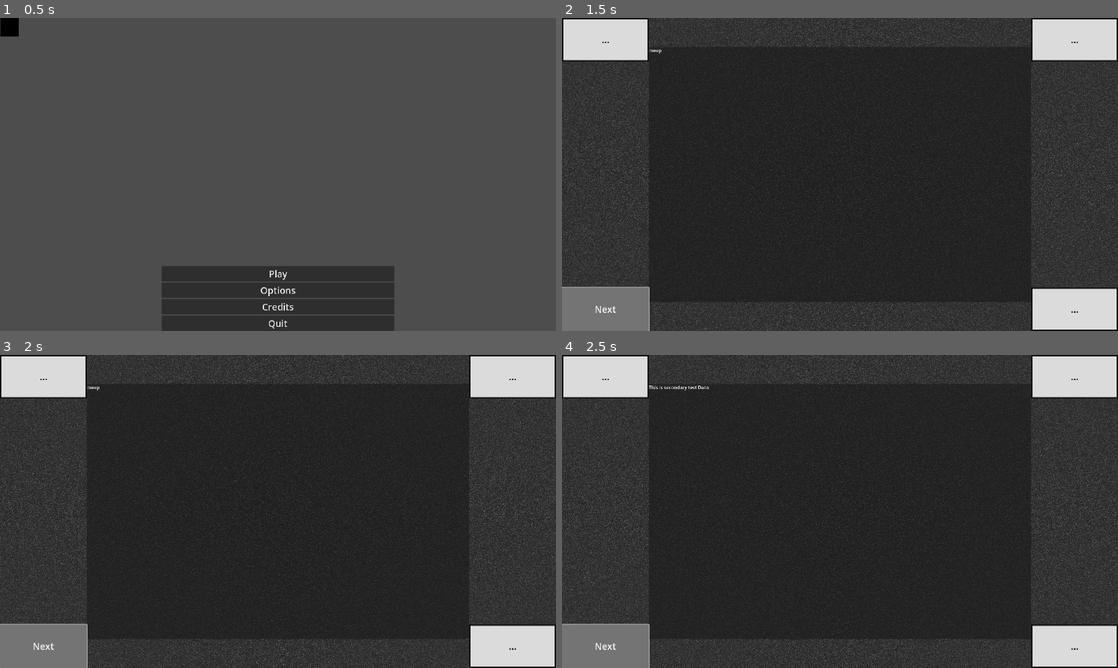
Above: before the commit, frames 1-4 (two rows, left to right).
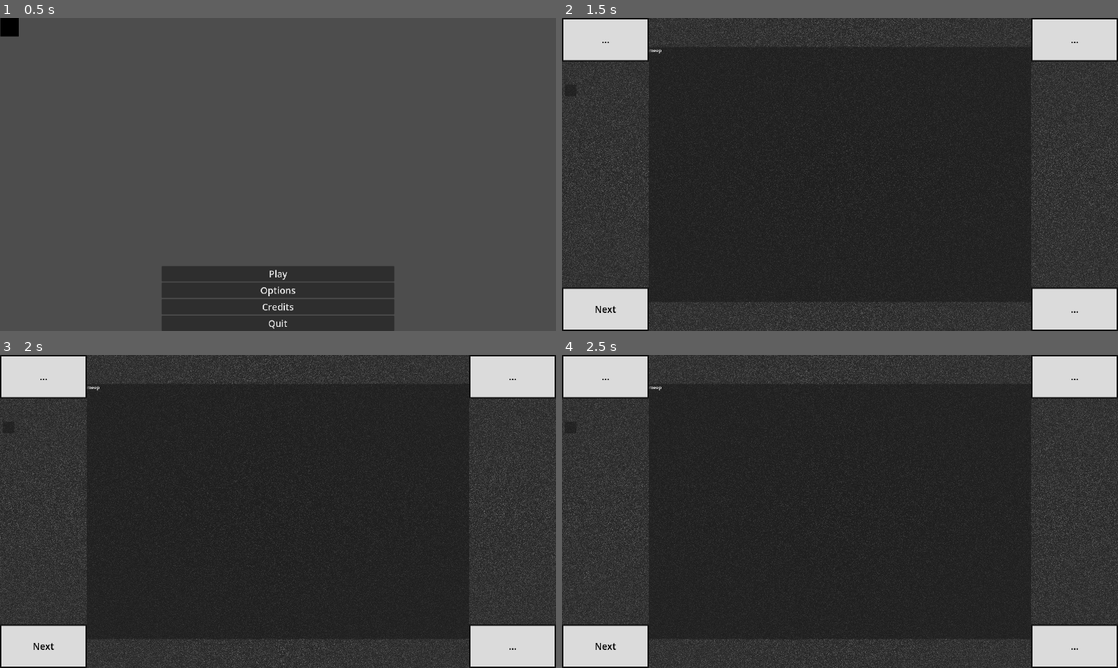
Above: after the commit, the same moments.

Repository: NepKitsuna/Project_Sp00k
Game: Godot game, scene res://Screens/Title_Scene.tscn
The game is run twice, just before and just after one commit, with the same random seed, the same clock (stepped at 60 frames per second) and the same inputs. Video files are missing from this copy of the repository; at most half a second of black plays in their place.
Inputs:
- Up to frame 1 (0.5 s): no input
- Up to frame 2 (1.5 s): click "Play" at 0.5 s; click "Next" at 1.25 s
- Up to frame 3 (2 s): no input
- Up to frame 4 (2.5 s): click "Next" at 2 s

Frame 1 is identical in both runs. In frame 2, 2.2% of the frame differs, in the area x 0-16%, y 21-100%; in frame 3, 2.2%; in frame 4, 2.3%, in the area x 0-27%, y 9-100%.
Error after the commit: Parse Error: Could not resolve external class member "item_data". (res://ItemSystem/slot.gd:7)

Commit message:
Prototype Inventory created

Diff:
--- /dev/null
+++ b/ItemSystem/Items/Test.tres
@@ -0,0 +1,11 @@
+[gd_resource type="Resource" script_class="ItemData" load_steps=3 format=3 uid="uid://ckqs0c30qllmv"]
+
+[ext_resource type="Script" path="res://ItemSystem/item_data.gd" id="1_aunbj"]
+[ext_resource type="Texture2D" uid="uid://ubdvi7ush754" path="res://Art/Spr_4h_172N.png" id="2_4y02w"]
+
+[resource]
+script = ExtResource("1_aunbj")
+name = "Pichu"
+description = "The tiny mouse pokemon"
+stackable = true
+texture = ExtResource("2_4y02w")
--- /dev/null
+++ b/ItemSystem/inventory.gd
@@ -0,0 +1,21 @@
+extends PanelContainer
+
+const Slot = preload("res://ItemSystem/slot.tscn")
+
+@onready var itemGrid: GridContainer = $MarginContainer/GridContainer
+
+#temp func for testing purposes
+func _ready() -> void:
+	var invData = preload("res://test_inv.tres")
+	populateInventory(invData.slotGrid)
+
+func populateInventory(slotGrid: Array[SlotData]) -> void:
+	for child in itemGrid.get_children():
+		child.queue_free()
+
+	for slotdata in slotGrid:
+		var slot = Slot.instantiate()
+		itemGrid.add_child(slot)
+
+		if slotdata:
+			slot.setSlot(slotdata)
--- /dev/null
+++ b/ItemSystem/inventory.tscn
@@ -0,0 +1,19 @@
+[gd_scene load_steps=2 format=3 uid="uid://cbgiqh7d75f18"]
+
+[ext_resource type="Script" path="res://ItemSystem/inventory.gd" id="1_swhu2"]
+
+[node name="Inventory" type="PanelContainer"]
+offset_right = 40.0
+offset_bottom = 40.0
+script = ExtResource("1_swhu2")
+
+[node name="MarginContainer" type="MarginContainer" parent="."]
+layout_mode = 2
+theme_override_constants/margin_left = 10
+theme_override_constants/margin_top = 10
+theme_override_constants/margin_right = 10
+theme_override_constants/margin_bottom = 10
+
+[node name="GridContainer" type="GridContainer" parent="MarginContainer"]
+layout_mode = 2
+columns = 6
--- /dev/null
+++ b/ItemSystem/slot.gd
@@ -0,0 +1,13 @@
+extends PanelContainer
+
+@onready var texture_rect = $MarginContainer/TextureRect
+@onready var quantity_label = $QuantityLabel
+
+func setSlot(slotData: SlotData) -> void:
+	var itemData = slotData.item_data
+	texture_rect.texture = itemData.texture
+	tooltip_text= "%s\n%s" % [itemData.name, itemData.description]
+
+	if slotData.quantity > 1:
+		quantity_label.text = "x%s" % [slotData.quantity]
+		quantity_label.show()
--- /dev/null
+++ b/ItemSystem/slot.tscn
@@ -0,0 +1,30 @@
+[gd_scene load_steps=2 format=3 uid="uid://brvgvfpsbqjw4"]
+
+[ext_resource type="Script" path="res://ItemSystem/slot.gd" id="1_t6kvv"]
+
+[node name="Slot" type="PanelContainer"]
+custom_minimum_size = Vector2(80, 80)
+offset_right = 40.0
+offset_bottom = 40.0
+script = ExtResource("1_t6kvv")
+
+[node name="MarginContainer" type="MarginContainer" parent="."]
+layout_mode = 2
+theme_override_constants/margin_left = 4
+theme_override_constants/margin_top = 4
+theme_override_constants/margin_right = 4
+theme_override_constants/margin_bottom = 4
+
+[node name="TextureRect" type="TextureRect" parent="MarginContainer"]
+layout_mode = 2
+expand_mode = 1
+stretch_mode = 5
+
+[node name="QuantityLabel" type="Label" parent="."]
+visible = false
+layout_mode = 2
+size_flags_horizontal = 8
+size_flags_vertical = 0
+theme_override_colors/font_outline_color = Color(0, 0, 0, 1)
+theme_override_constants/outline_size = 4
+text = "x99"
--- a/Screens/Main_Scene.tscn
+++ b/Screens/Main_Scene.tscn
@@ -1,7 +1,8 @@
-[gd_scene load_steps=12 format=3 uid="uid://bcjfhs7youoha"]
+[gd_scene load_steps=13 format=3 uid="uid://bcjfhs7youoha"]
 
 [ext_resource type="Script" path="res://Scripts/GameLogic.gd" id="1_jhu3k"]
 [ext_resource type="Shader" path="res://Screens/main_Noise.gdshader" id="2_08s01"]
+[ext_resource type="PackedScene" uid="uid://cbgiqh7d75f18" path="res://ItemSystem/inventory.tscn" id="2_vepoi"]
 [ext_resource type="Script" path="res://Scripts/DialogueScript.gd" id="3_6xu8i"]
 
 [sub_resource type="FastNoiseLite" id="FastNoiseLite_5gcur"]
@@ -125,6 +126,16 @@
 theme_override_font_sizes/font_size = 32
 text = "Click"
 
+[node name="InventoryUI" type="Control" parent="CanvasLayer/MarginContainer"]
+layout_mode = 2
+
+[node name="PlayerInventory" parent="CanvasLayer/MarginContainer/InventoryUI" instance=ExtResource("2_vepoi")]
+layout_mode = 0
+offset_left = 10.0
+offset_top = 230.0
+offset_right = 50.0
+offset_bottom = 270.0
+
 [connection signal="pressed" from="CanvasLayer/MarginContainer/Buttons/topLeft_Button" to="." method="_on_top_left_button_pressed"]
 [connection signal="pressed" from="CanvasLayer/MarginContainer/Buttons/topRight_Button" to="." method="_on_top_right_button_pressed"]
 [connection signal="pressed" from="CanvasLayer/MarginContainer/Buttons/bottomRight_Button" to="." method="_on_bottom_right_button_pressed"]
--- /dev/null
+++ b/test_inv.tres
@@ -0,0 +1,19 @@
+[gd_resource type="Resource" script_class="InventoryData" load_steps=6 format=3 uid="uid://dna858ybyhuns"]
+
+[ext_resource type="Script" path="res://ItemSystem/inventory_data.gd" id="1_0g8q4"]
+[ext_resource type="Resource" uid="uid://ckqs0c30qllmv" path="res://ItemSystem/Items/Test.tres" id="2_c5yfm"]
+[ext_resource type="Script" path="res://ItemSystem/slot_data.gd" id="3_km3vy"]
+
+[sub_resource type="Resource" id="Resource_1aks3"]
+script = ExtResource("3_km3vy")
+item_data = ExtResource("2_c5yfm")
+quantity = 1
+
+[sub_resource type="Resource" id="Resource_pygbb"]
+script = ExtResource("3_km3vy")
+item_data = ExtResource("2_c5yfm")
+quantity = 20
+
+[resource]
+script = ExtResource("1_0g8q4")
+slotGrid = Array[ExtResource("3_km3vy")]([SubResource("Resource_1aks3"), null, null, null, SubResource("Resource_pygbb"), null, null, null, null, null, null, null, null, null, null, null, null, null])
Binary file added: Art/Spr_4h_172N.png
Not shown, added: Art/Spr_4h_172N.png.import
